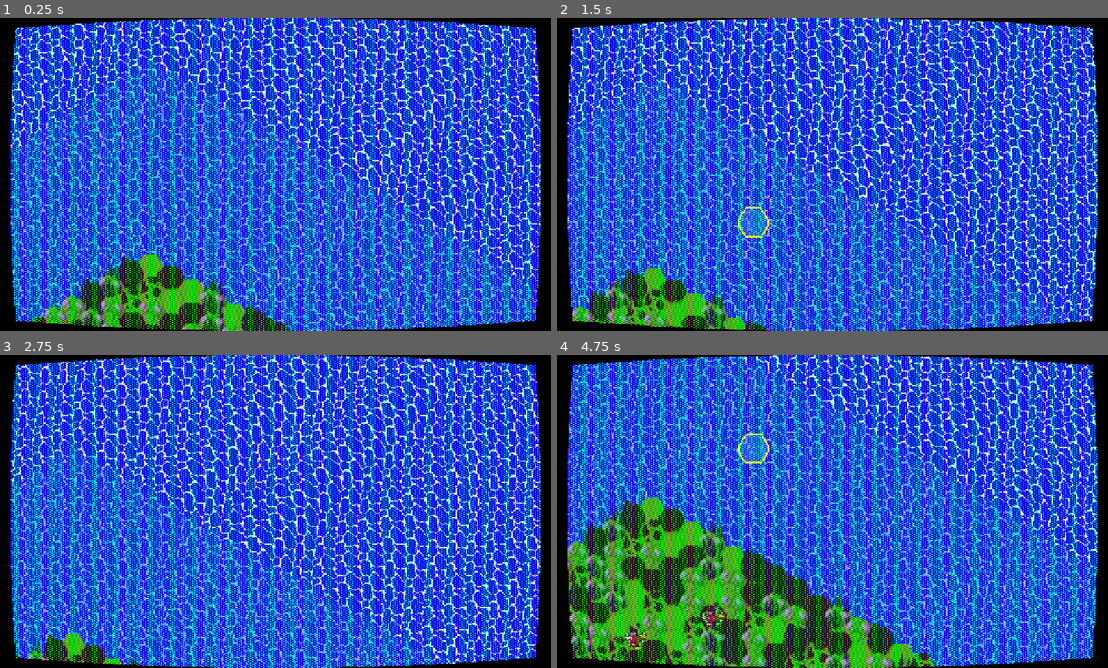
Above: before the commit, frames 1-4 (two rows, left to right).
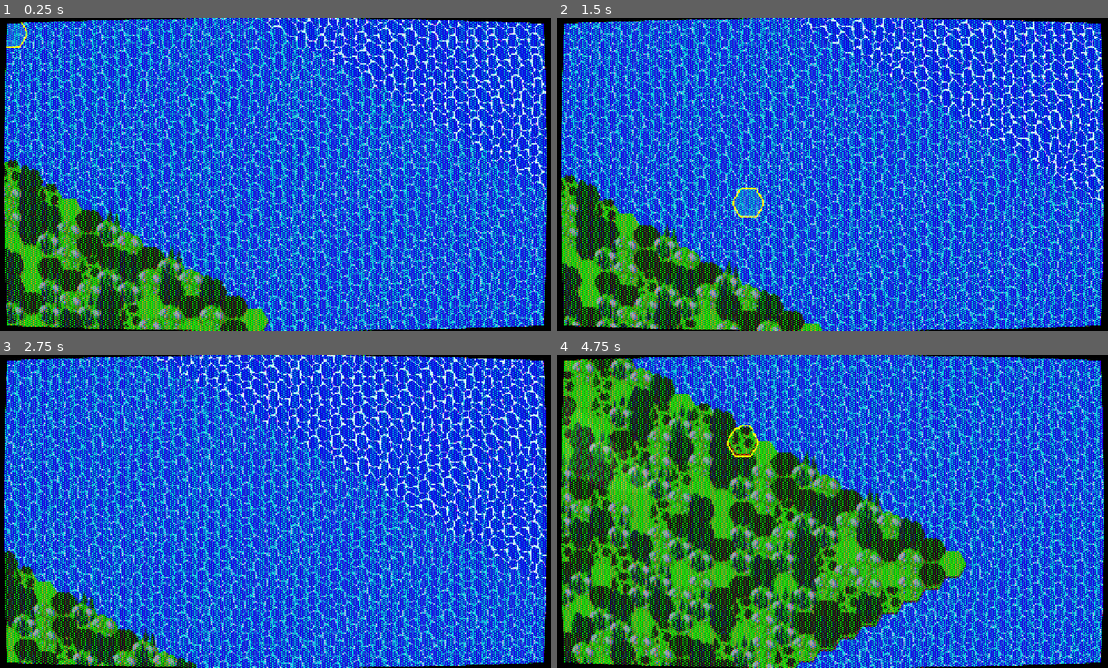
Above: after the commit, the same moments.

Repository: KBVE/cityvote
Game: Godot game, scene res://view/main/main.tscn
Two runs of this game, one before a commit and one after it. Both use one fixed random seed, a clock stepped at 60 frames per second and the inputs below.
Inputs (mouse positions are in pixels of both pictures, inside the frame that each line leads up to):
- Up to frame 1 (0.25 s): no input
- Up to frame 2 (1.5 s): move the mouse to (953, 158) at 0.52 s; hold Right (ui_right) 0.53-1.25 s; click (953, 158) at 0.67 s; drag from (722, 190) to (804, 237) at 1.27 s
- Up to frame 3 (2.75 s): move the mouse to (330, 442) at 2.02 s; hold Right (ui_right) from 2.03 s (still down); click (330, 442) at 2.17 s
- Up to frame 4 (4.75 s): release Right (ui_right) at 2.75 s; drag from (804, 574) to (667, 464) at 2.77 s; move the mouse to (997, 558) at 3.52 s; hold Left (ui_left) 3.53-4.25 s; click (997, 558) at 3.67 s; drag from (667, 464) to (749, 433) at 4.27 s

The runs differ from the first frame. In frame 1, 56% of the frame differs, in the area x 0-100%, y 0-100%; in frame 2, 58%; in frame 3, 57%; in frame 4, 70%.

Commit message:
fix: godrays

Diff:
--- a/cat/nodes/map/hex/hex.gd
+++ b/cat/nodes/map/hex/hex.gd
@@ -45,11 +45,11 @@
 	_render_tiles()
 
 func _generate_test_map():
-	# Create a 30x30 map with larger water border and varied content
+	# Create a 50x50 map with larger water border and varied content
 	var grassland_types = ["grassland0", "grassland1", "grassland2", "grassland3", "grassland4", "grassland5"]
-	var map_width = 30
-	var map_height = 30
-	var water_margin = 8  # Thicker water border
+	var map_width = 50
+	var map_height = 50
+	var water_margin = 12  # Thicker water border
 
 	# Initialize with water everywhere first
 	for y in range(map_height):
--- a/cat/nodes/map/hex/hex.tscn
+++ b/cat/nodes/map/hex/hex.tscn
@@ -11,10 +11,10 @@
 
 [node name="Ocean" type="ColorRect" parent="."]
 z_index = -1
-offset_left = -1000.0
-offset_top = -1000.0
-offset_right = 1000.0
-offset_bottom = 1000.0
+offset_left = -1400.0
+offset_top = -200.0
+offset_right = 1600.0
+offset_bottom = 1600.0
 material = ExtResource("5_water_material")
 color = Color(1, 1, 1, 1)
 
--- /dev/null
+++ b/cat/shader/fog_of_war.gdshader
@@ -0,0 +1,41 @@
+// Fog of War shader - creates atmospheric fog around screen edges
+// Designed to layer on top of CRT shader
+shader_type canvas_item;
+render_mode blend_mix;
+
+uniform vec4 fog_color : source_color = vec4(0.0, 0.0, 0.0, 1.0);
+uniform float fog_intensity : hint_range(0.0, 1.0) = 0.8;
+uniform float inner_radius : hint_range(0.0, 1.0) = 0.6;
+uniform float outer_radius : hint_range(0.0, 1.5) = 1.0;
+uniform float softness : hint_range(0.0, 1.0) = 0.3;
+
+// Optional noise for atmospheric effect
+uniform bool enable_noise = false;
+uniform sampler2D noise_texture;
+uniform float noise_strength : hint_range(0.0, 0.5) = 0.1;
+uniform float noise_speed : hint_range(0.0, 2.0) = 0.1;
+
+void fragment() {
+	// Calculate distance from center
+	vec2 centered_uv = UV - vec2(0.5);
+	float dist = length(centered_uv);
+
+	// Create radial fog gradient
+	float fog = smoothstep(inner_radius, outer_radius, dist);
+
+	// Add optional atmospheric noise
+	if (enable_noise) {
+		vec2 noise_uv = UV + vec2(TIME * noise_speed * 0.1, TIME * noise_speed * 0.05);
+		float noise = texture(noise_texture, noise_uv).r;
+		fog += (noise - 0.5) * noise_strength;
+	}
+
+	// Apply softness
+	fog = smoothstep(0.0, softness, fog);
+
+	// Apply intensity
+	fog *= fog_intensity;
+
+	// Output fog with alpha
+	COLOR = vec4(fog_color.rgb, fog);
+}
--- /dev/null
+++ b/cat/shader/vignette.gdshader
@@ -0,0 +1,21 @@
+// Simple vignette/fog of war shader for screen edges
+shader_type canvas_item;
+render_mode blend_mix;
+
+uniform vec4 fog_color : source_color = vec4(0.0, 0.0, 0.0, 1.0);
+uniform float vignette_intensity : hint_range(0.0, 1.0) = 0.5;
+uniform float vignette_radius : hint_range(0.0, 1.0) = 0.6;
+uniform float vignette_softness : hint_range(0.0, 1.0) = 0.3;
+
+void fragment() {
+	// Calculate distance from center
+	vec2 uv = UV - vec2(0.5);
+	float dist = length(uv);
+
+	// Create vignette effect
+	float vignette = smoothstep(vignette_radius, vignette_radius + vignette_softness, dist);
+	vignette *= vignette_intensity;
+
+	// Apply fog color with vignette alpha
+	COLOR = vec4(fog_color.rgb, vignette);
+}
--- a/cat/view/main/main.gd
+++ b/cat/view/main/main.gd
@@ -11,6 +11,13 @@
 var zoom_speed = 0.1
 var min_zoom = 0.5
 var max_zoom = 4.0
+
+# Camera bounds (keep camera within land area, away from water border)
+# Map is 50x50 tiles at ~32x28 tile size = ~1600x1400 world coords
+# Water border is 12 tiles (~384 pixels), land area tiles (12,12) to (38,38)
+# Land area in world coords: ~(384, 336) to (~1216, ~1064)
+var camera_min_bounds = Vector2(400, 350)  # Left/top edge of land area
+var camera_max_bounds = Vector2(1200, 1050)  # Right/bottom edge of land area
 
 # Drag panning variables
 var is_dragging = false
@@ -32,9 +39,65 @@
 	# Enable viewport to handle input events
 	subviewport.handle_input_locally = false
 
+	# Calculate camera bounds based on actual tilemap
+	_calculate_camera_bounds()
+
 	#### TEST ####
 	# Spawn a few test viking ships on water tiles
 	_spawn_test_vikings()
+
+func _calculate_camera_bounds():
+	# Debug: Find the 4 corner water tiles and print their world positions
+	# Top-left corner water tile (should be around 0,0)
+	var top_left_tile = Vector2i(0, 0)
+	var top_left_world = hex_map.tile_map.map_to_local(top_left_tile)
+
+	# Top-right corner water tile
+	var top_right_tile = Vector2i(49, 0)
+	var top_right_world = hex_map.tile_map.map_to_local(top_right_tile)
+
+	# Bottom-left corner water tile
+	var bottom_left_tile = Vector2i(0, 49)
+	var bottom_left_world = hex_map.tile_map.map_to_local(bottom_left_tile)
+
+	# Bottom-right corner water tile
+	var bottom_right_tile = Vector2i(49, 49)
+	var bottom_right_world = hex_map.tile_map.map_to_local(bottom_right_tile)
+
+	print("=== CORNER WATER TILES ===")
+	print("Top-Left (0,0): ", top_left_world)
+	print("Top-Right (49,0): ", top_right_world)
+	print("Bottom-Left (0,49): ", bottom_left_world)
+	print("Bottom-Right (49,49): ", bottom_right_world)
+
+	# Also print the land area corners (12,12) and (37,37)
+	var land_top_left = hex_map.tile_map.map_to_local(Vector2i(12, 12))
+	var land_bottom_right = hex_map.tile_map.map_to_local(Vector2i(37, 37))
+	print("=== LAND AREA ===")
+	print("Land Top-Left (12,12): ", land_top_left)
+	print("Land Bottom-Right (37,37): ", land_bottom_right)
+
+	# Based on actual corner coordinates:
+	# Map spans X: -1160 to 1192, Y: 14 to 1386
+	# Land area centered at X: 16, Y: 350 to 1050
+
+	# Account for viewport size (at zoom 2, viewport shows 640x360 area)
+	var viewport_half_size = Vector2(320, 180)
+
+	# Set bounds to allow viewing the entire land area plus some water
+	# Add generous margins so you can see all land tiles
+	var min_world_x = -1160.0 + 200  # Left water edge with padding
+	var max_world_x = 1192.0 - 200   # Right water edge with padding
+	var min_world_y = 14.0 + 150     # Top water edge with padding
+	var max_world_y = 1386.0 - 150   # Bottom water edge with padding
+
+	camera_min_bounds = Vector2(min_world_x, min_world_y) + viewport_half_size
+	camera_max_bounds = Vector2(max_world_x, max_world_y) - viewport_half_size
+
+	print("=== CAMERA ===")
+	print("Camera bounds: ", camera_min_bounds, " to ", camera_max_bounds)
+	print("Camera starting position: ", camera.position)
+	print("Usable camera area width: ", camera_max_bounds.x - camera_min_bounds.x)
 
 func _unhandled_input(event):
 	# Forward input events to the SubViewport
@@ -50,7 +113,8 @@
 	if is_dragging:
 		var current_mouse_pos = get_viewport().get_mouse_position()
 		var mouse_delta = (current_mouse_pos - drag_start_mouse_pos) / camera.zoom.x
-		camera.position = drag_start_camera_pos - mouse_delta
+		var new_pos = drag_start_camera_pos - mouse_delta
+		camera.position = _clamp_camera_position(new_pos)
 
 	# Camera panning with arrow keys or WASD (only when not dragging)
 	if not is_dragging:
@@ -66,7 +130,8 @@
 			direction.y -= 1
 
 		if direction != Vector2.ZERO:
-			camera.position += direction.normalized() * camera_speed * delta / camera.zoom.x
+			var new_pos = camera.position + direction.normalized() * camera_speed * delta / camera.zoom.x
+			camera.position = _clamp_camera_position(new_pos)
 
 	#### TEST ####
 	# Move vikings periodically
@@ -112,8 +177,8 @@
 	var water_tiles: Array = []
 
 	# Collect all water tile coordinates
-	for x in range(30):
-		for y in range(30):
+	for x in range(50):
+		for y in range(50):
 			var tile_coords = Vector2i(x, y)
 			var source_id = hex_map.tile_map.get_cell_source_id(0, tile_coords)
 			if source_id == 4:  # Water tile
@@ -178,7 +243,7 @@
 			var check_tile = current_tile + offset
 
 			# Check if tile is within bounds and is water
-			if check_tile.x >= 0 and check_tile.x < 30 and check_tile.y >= 0 and check_tile.y < 30:
+			if check_tile.x >= 0 and check_tile.x < 50 and check_tile.y >= 0 and check_tile.y < 50:
 				var source_id = hex_map.tile_map.get_cell_source_id(0, check_tile)
 				if source_id == 4:  # Water tile
 					# Check if tile is not occupied by another ship
@@ -201,3 +266,11 @@
 
 			# Update stored tile
 			viking_data["tile"] = new_tile
+
+# Clamp camera position within bounds
+# TODO: Implement smooth wrapping with duplicate tiles at edges for seamless looping
+func _clamp_camera_position(pos: Vector2) -> Vector2:
+	return Vector2(
+		clamp(pos.x, camera_min_bounds.x, camera_max_bounds.x),
+		clamp(pos.y, camera_min_bounds.y, camera_max_bounds.y)
+	)
--- a/cat/view/main/main.tscn
+++ b/cat/view/main/main.tscn
@@ -1,13 +1,69 @@
-[gd_scene load_steps=5 format=3 uid="uid://b0v1xvyqj8y3h"]
+[gd_scene load_steps=12 format=3 uid="uid://b0v1xvyqj8y3h"]
 
 [ext_resource type="Script" path="res://view/main/main.gd" id="1_main"]
 [ext_resource type="PackedScene" uid="uid://c8n2x3m9k4p1j" path="res://nodes/map/hex/hex.tscn" id="2_hex"]
 [ext_resource type="Shader" path="res://shader/crt.gdshader" id="3_crt"]
+[ext_resource type="Shader" path="res://shader/godrays.gdshader" id="4_godrays"]
+[ext_resource type="Shader" path="res://shader/fog_of_war.gdshader" id="5_fog"]
+
+[sub_resource type="FastNoiseLite" id="FastNoiseLite_godrays"]
+frequency = 0.5
+fractal_octaves = 3
+
+[sub_resource type="NoiseTexture2D" id="NoiseTexture2D_godrays"]
+seamless = true
+noise = SubResource("FastNoiseLite_godrays")
+
+[sub_resource type="Gradient" id="Gradient_godrays"]
+colors = PackedColorArray(1, 1, 1, 0, 1, 1, 1, 1)
+
+[sub_resource type="GradientTexture2D" id="GradientTexture2D_godrays"]
+gradient = SubResource("Gradient_godrays")
+width = 1280
+height = 720
+fill_from = Vector2(0.5, 1)
+fill_to = Vector2(0.5, 0)
+
+[sub_resource type="ShaderMaterial" id="ShaderMaterial_godrays"]
+shader = ExtResource("4_godrays")
+shader_parameter/blend_mode = 0
+shader_parameter/angle = -0.3
+shader_parameter/position = -0.2
+shader_parameter/spread = 0.5
+shader_parameter/cutoff = 0.1
+shader_parameter/falloff = 0.2
+shader_parameter/edge_fade = 0.15
+shader_parameter/speed = 0.3
+shader_parameter/ray1_density = 8.0
+shader_parameter/ray2_density = 30.0
+shader_parameter/ray2_intensity = 0.3
+shader_parameter/ray_color = Color(1, 0.95, 0.7, 0.4)
+shader_parameter/hdr = false
+shader_parameter/seed = 5.0
+shader_parameter/pixelSizeScale = 2.0
+shader_parameter/quantize_colors = true
+shader_parameter/color_levels = 4
+shader_parameter/dither = false
+shader_parameter/dither_strength = 0.5
+shader_parameter/opacity = 0.6
+shader_parameter/noiseTex = SubResource("NoiseTexture2D_godrays")
+
+[sub_resource type="ShaderMaterial" id="ShaderMaterial_fog"]
+shader = ExtResource("5_fog")
+shader_parameter/fog_color = Color(0.05, 0.05, 0.08, 1)
+shader_parameter/fog_intensity = 0.5
+shader_parameter/inner_radius = 0.7
+shader_parameter/outer_radius = 1.0
+shader_parameter/softness = 0.6
+shader_parameter/enable_noise = true
+shader_parameter/noise_strength = 0.15
+shader_parameter/noise_speed = 0.05
+shader_parameter/noise_texture = SubResource("NoiseTexture2D_godrays")
 
 [sub_resource type="ShaderMaterial" id="ShaderMaterial_crt"]
 shader = ExtResource("3_crt")
 shader_parameter/mask_type = 1
-shader_parameter/curve = 0.1
+shader_parameter/curve = 0.05
 shader_parameter/color_offset = 0.002
 shader_parameter/mask_brightness = 1.0
 shader_parameter/aspect = 0.5625
@@ -22,8 +78,14 @@
 
 [node name="Hex" parent="SubViewport" instance=ExtResource("2_hex")]
 
+[node name="GodRays" type="Sprite2D" parent="SubViewport"]
+z_index = 5
+material = SubResource("ShaderMaterial_godrays")
+position = Vector2(16, 374)
+texture = SubResource("GradientTexture2D_godrays")
+
 [node name="Camera2D" type="Camera2D" parent="SubViewport"]
-position = Vector2(160, 140)
+position = Vector2(640, 540)
 enabled = true
 zoom = Vector2(2, 2)
 
@@ -37,3 +99,16 @@
 grow_horizontal = 2
 grow_vertical = 2
 mouse_filter = 2
+
+[node name="FogOfWar" type="ColorRect" parent="."]
+z_index = 1
+material = SubResource("ShaderMaterial_fog")
+anchors_preset = 15
+anchor_right = 1.0
+anchor_bottom = 1.0
+offset_right = 1280.0
+offset_bottom = 720.0
+grow_horizontal = 2
+grow_vertical = 2
+color = Color(1, 1, 1, 1)
+mouse_filter = 2
Binary file added: cat/nodes/cards/playing/card-back1.png
Not shown, added: cat/nodes/cards/playing/card-back1.png.import
Binary file added: cat/nodes/cards/playing/card-back2.png
Not shown, added: cat/nodes/cards/playing/card-back2.png.import
Binary file added: cat/nodes/cards/playing/card-back3.png
Not shown, added: cat/nodes/cards/playing/card-back3.png.import
Binary file added: cat/nodes/cards/playing/card-back4.png
Not shown, added: cat/nodes/cards/playing/card-back4.png.import
Binary file added: cat/nodes/cards/playing/card-blank.png
Not shown, added: cat/nodes/cards/playing/card-blank.png.import
Binary file added: cat/nodes/cards/playing/card-clubs-1.png
Not shown, added: cat/nodes/cards/playing/card-clubs-1.png.import
(and 105 more such lines)
